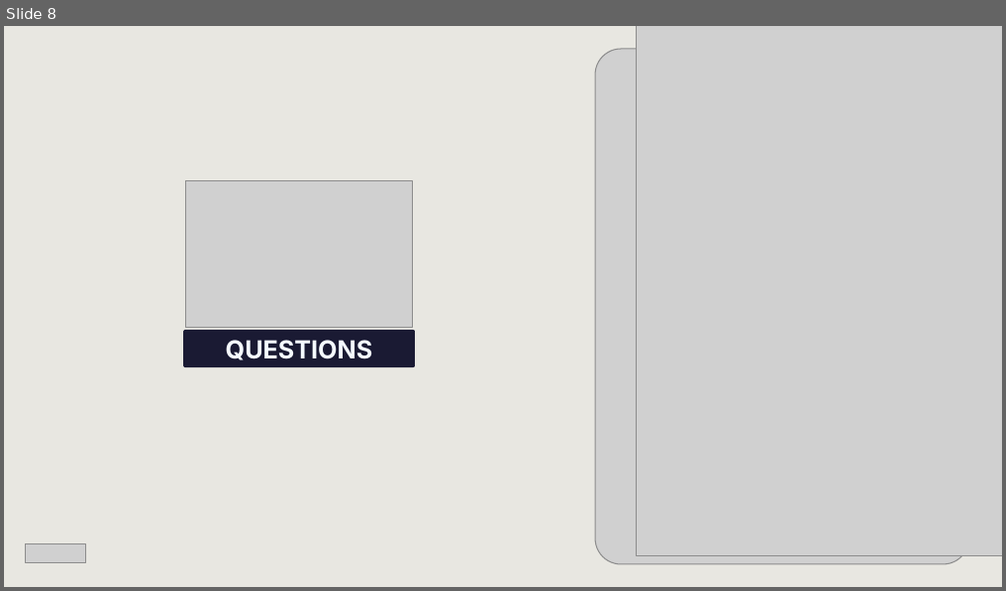
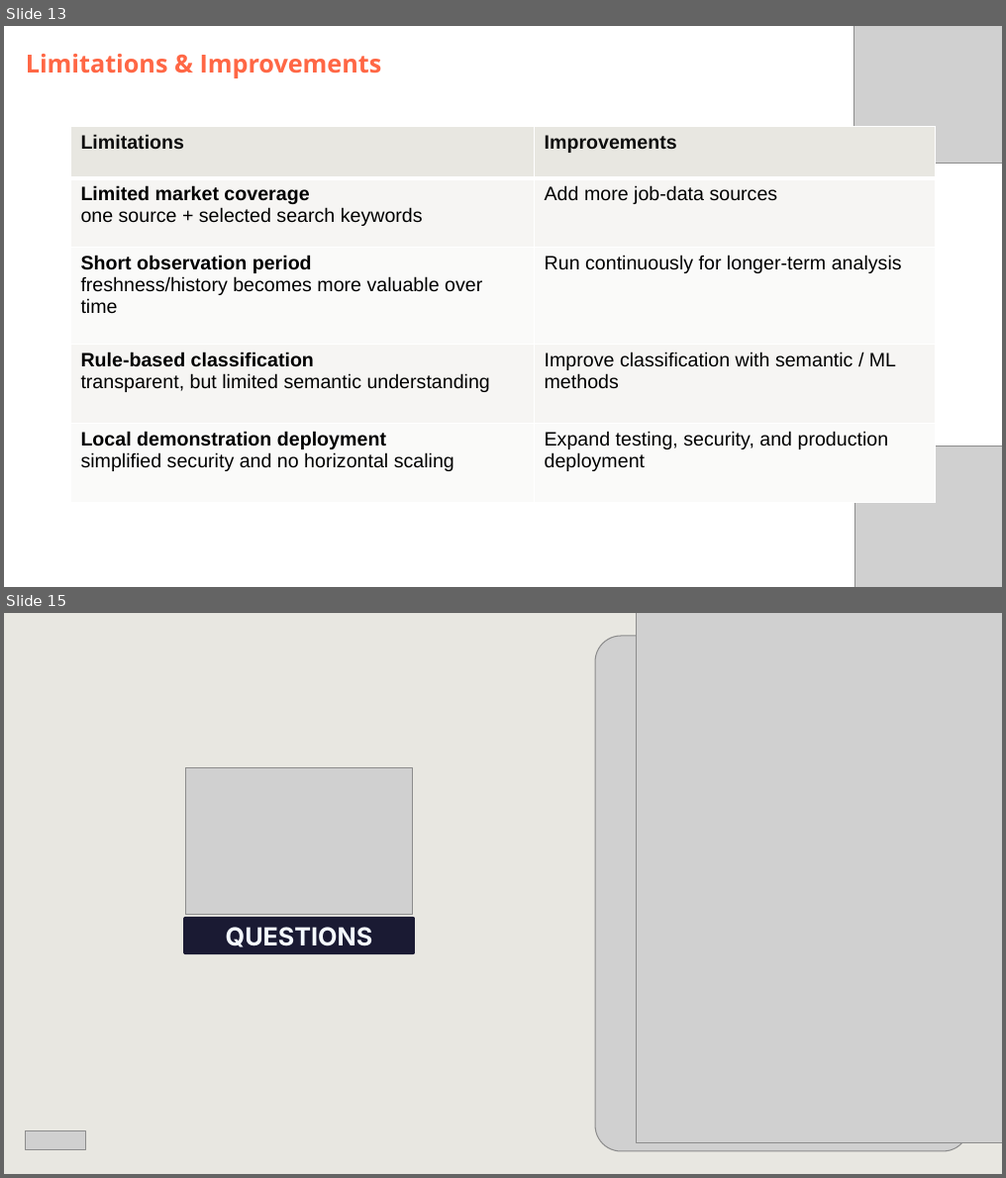
Before and after one commit to DataScientest-Studio/jun26bde-job-market, a slide deck: docs/defence/Defence.pptx. Shown one above the other, each under a label of ours: slide 8 before the commit, slides 13 and 15 after it; the slides between them are not shown. The pictures are 1006x591 and 1006x1178 pixels, drawn with LibreOffice and Linux fonts; fonts in the diff are those of the drawing; grey boxes stand for pictures; background and template pictures are left out. Boxes give left, top, right and bottom in pixels: in the first picture for what was removed or moved away, otherwise in the second. Text is boxed around its words. In the diff, an @@ line names an element or a change of style, - is before the commit and + after.

```diff
--- a/docs/defence/Defence.pptx
+++ b/docs/defence/Defence.pptx
@@ slide 13 added at (4, 26, 1002, 587), background #FFFFFF @@
@@ subtitle added at (26, 54, 382, 78), 18 pt, text #FF6745, bold @@
+Limitations & Improvements
@@ picture added at (854, 26, 1002, 164) @@
@@ table added at (71, 127, 935, 487), 5 rows, 2 columns @@
+Limitations | Improvements
+Limited market coverage one source + selected search keywords | Add more job-data sources
+Short observation period freshness/history becomes more valuable over time | Run continuously for longer-term analysis
+Rule-based classification transparent, but limited semantic understanding | Improve classification with semantic / ML methods
+Local demonstration deployment simplified security and no horizontal scaling | Expand testing, security, and production deployment
@@ picture added at (854, 446, 1002, 587) @@
@@ what was slide 8 is now slide 15 @@
```
Also in this commit, not shown: 5 slides changed, 8 other slides added, 2 slides removed, 33 other files.
